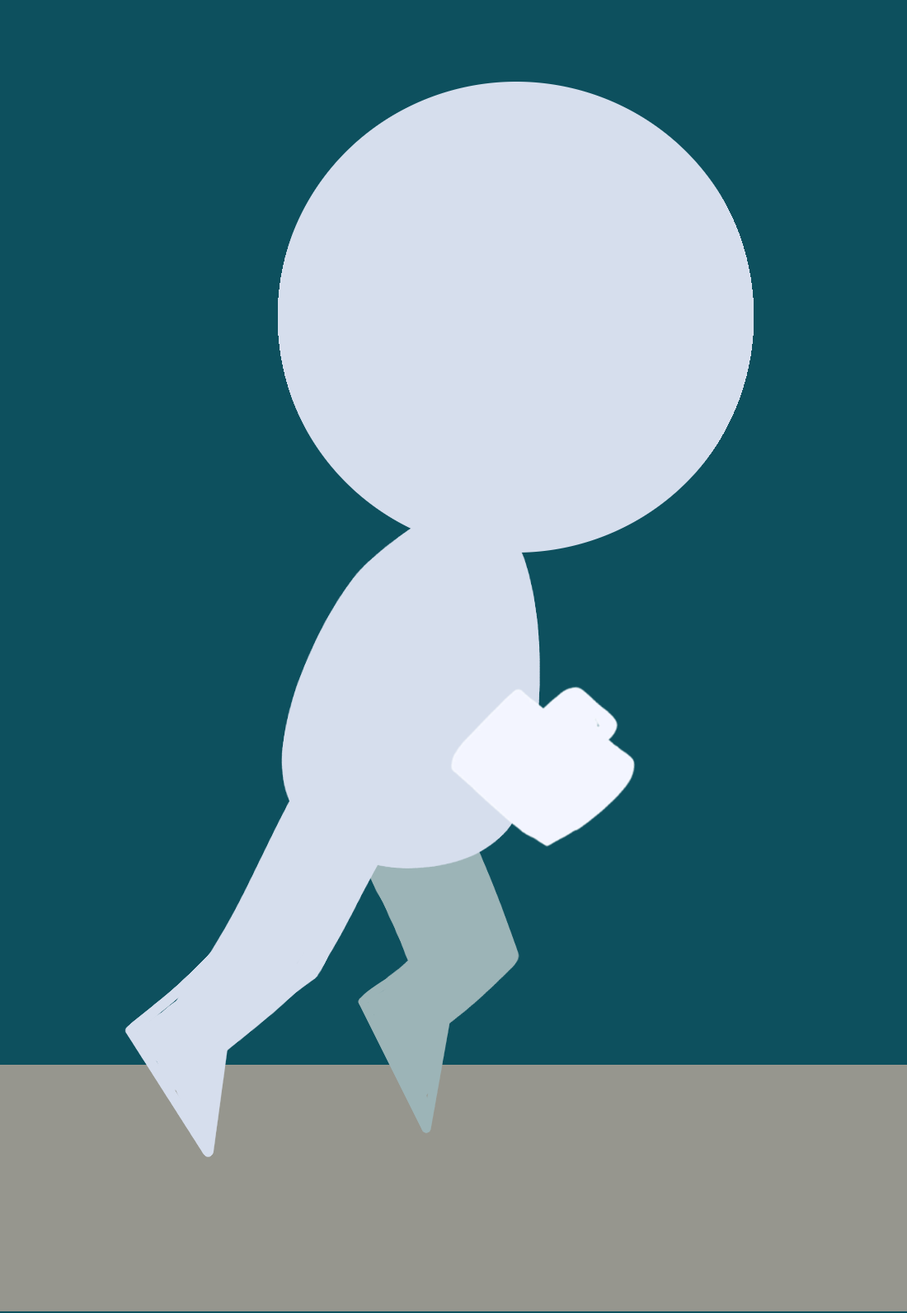
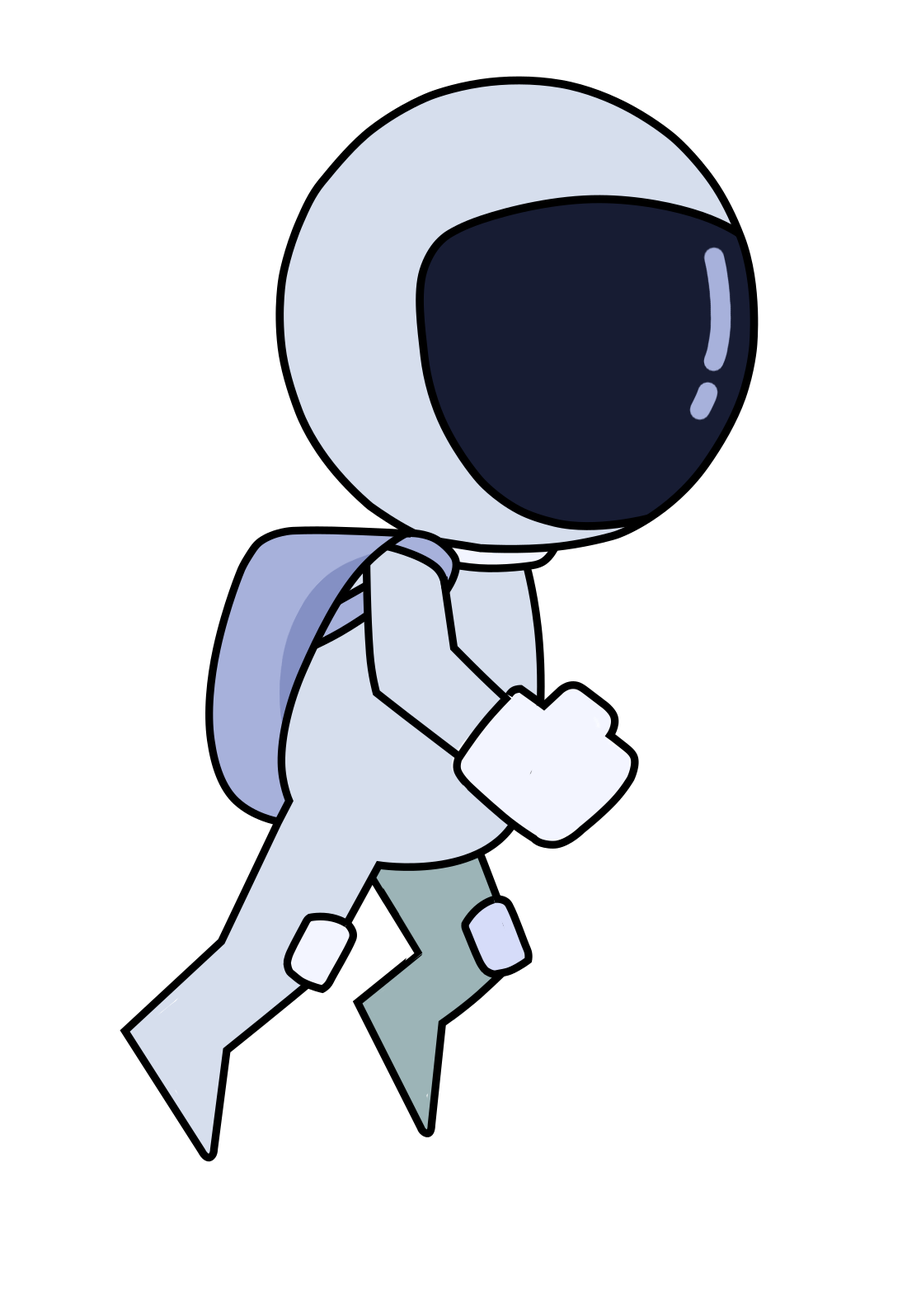
Two versions of the same layered image (907px x 1313px). Layer-by-layer changes:
added group "Groupe de calques #1" with 7 layers above "Groupe de calques" over [119, 75, 759, 1163]
added layer "Calque #11" in group "Groupe de calques #1" over [282, 681, 640, 994]
added layer "Calque #10" in group "Groupe de calques #1" over [313, 528, 461, 650]
added layer "Calque #9" in group "Groupe de calques #1" over [205, 526, 412, 826]
added layer "Calque #8" in group "Groupe de calques #1" over [429, 546, 559, 573]
added layer "Calque #7" in group "Groupe de calques #1" over [362, 561, 509, 759]
added layer "Calque #5" in group "Groupe de calques #1" over [119, 529, 546, 1163]
added layer "Copie de calque" in group "Groupe de calques #1" over [275, 75, 759, 554]
added group "Groupe de calques" with 15 layers over [0, 0, 907, 1313]
moved "Copie de Corps" into group "Groupe de calques" over [0, 81, 759, 1178]
added layer "Calque #14" in group "Copie de Corps" over [289, 535, 528, 989]
added layer "Calque #12" in group "Copie de Corps" over [450, 545, 551, 570]
added layer "calque #2" in group "Copie de Corps" over [689, 246, 732, 421]
added layer "Copie de Copie de Transformation" in group "Copie de Corps" over [419, 199, 757, 528]
added layer "Calque #13" in group "Copie de Corps" over [208, 529, 412, 822]
painted on "Calque #2" over [382, 902, 456, 1076]
hid "Calque #4", moved it into group "Groupe de calques" over [0, 1064, 907, 1312]
hid "Arrière-plan", moved it into group "Groupe de calques" over [0, 0, 907, 1313]
